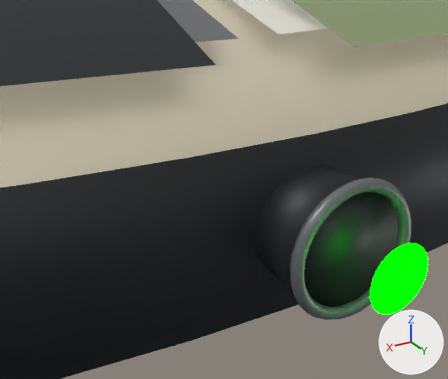
An edit to the glTF model ThoriumGap_JS/models/Ship_FlyingSaucer_528770.glb, drawn before and after from the same camera.
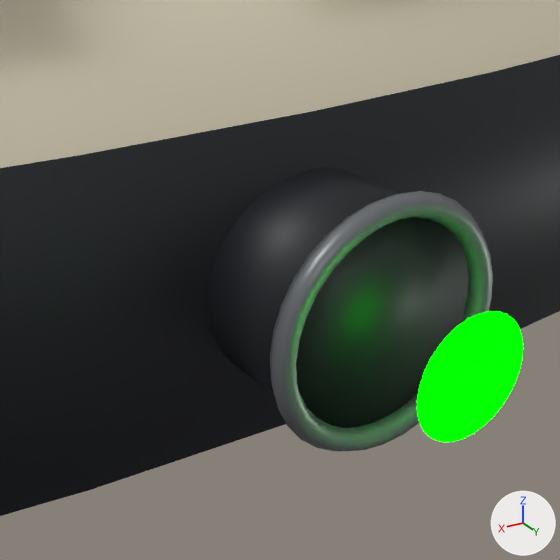
There are two pictures of each version: one from a camera (50 mm lens) standing at (0.382, 3.188, 0.294) and looking at (0.119, 2.748, 0.074), one close up on the part from 32% to 100% of the width and 19% to 100% of the height. The axes (+X, +Y, +Z) are drawn at lower right. The lights are the same throughout. The first two pictures are the older version. Where no turn or scale is listed for an object, it has been applied to the vertices.

In view in the first close-up: 'Hull_LenticularThickDiscBody', 'WeaponEmitter', 'WeaponPortRim_Center_DarkRimRing', 'WeaponPort_Center_ForwardRimSleeve'.
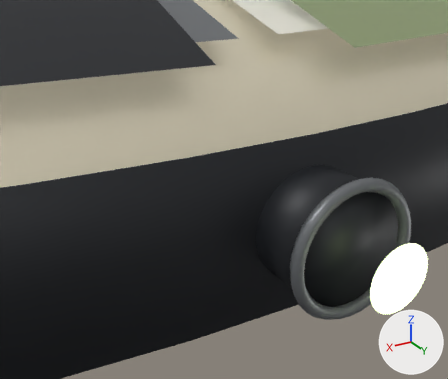
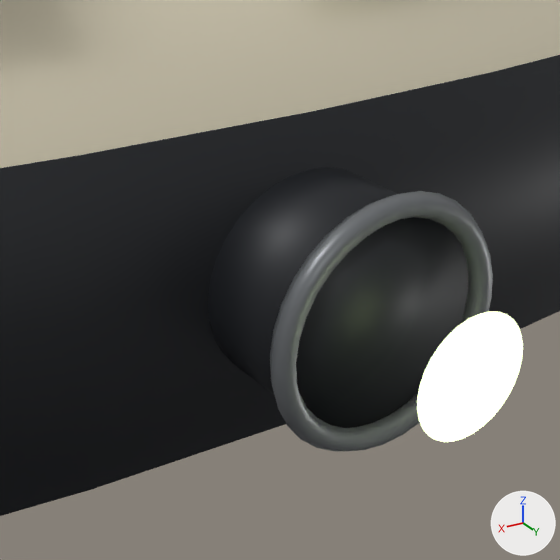
What the commit changed:
In material 'WeaponGlow' (mat_weaponglow), emission_color goes from (0.0, 1.0, 0.0) (green #00ff00) to (0.33, 0.4, 0.22) (greyish green #9baa81).

Boxes (x1, y1, x2, y2) around the edits, measured in the close-ups (560 x 560 px):
'WeaponEmitter', recoloured (lighter)
    both: (417, 311, 523, 442)
